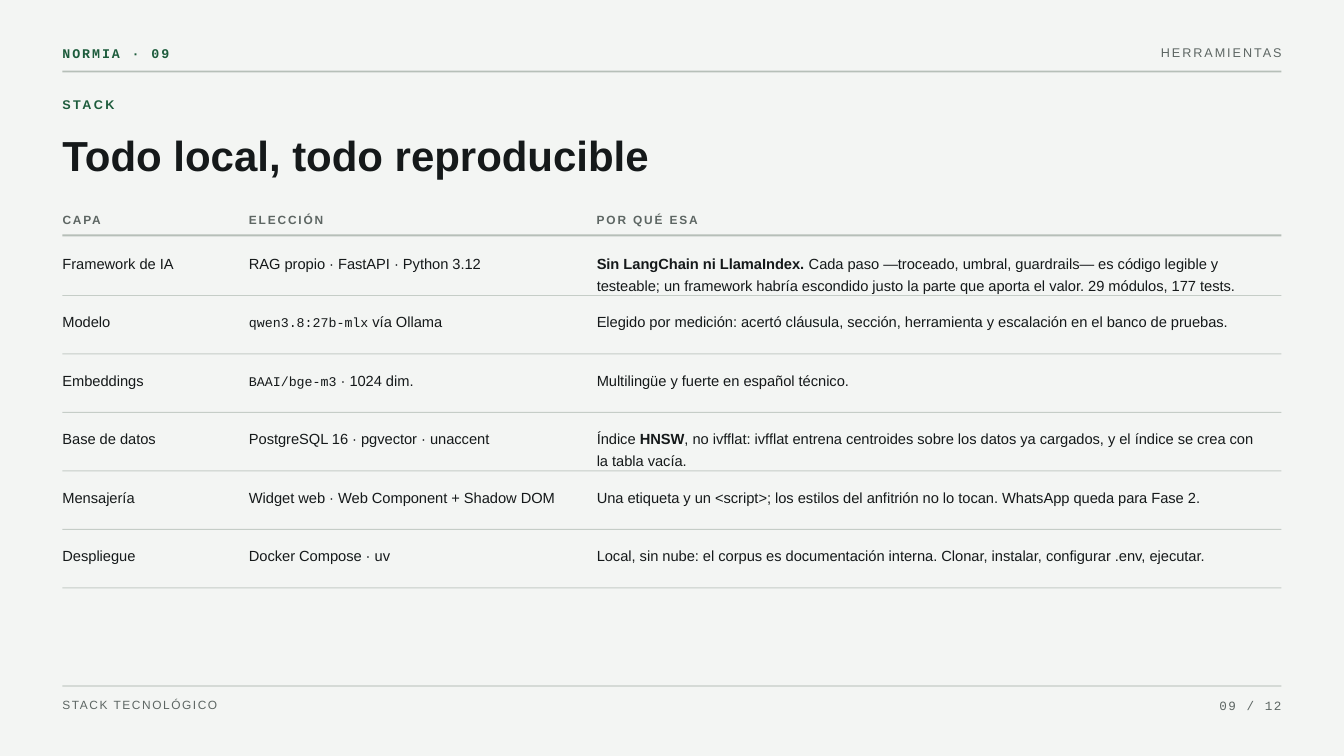
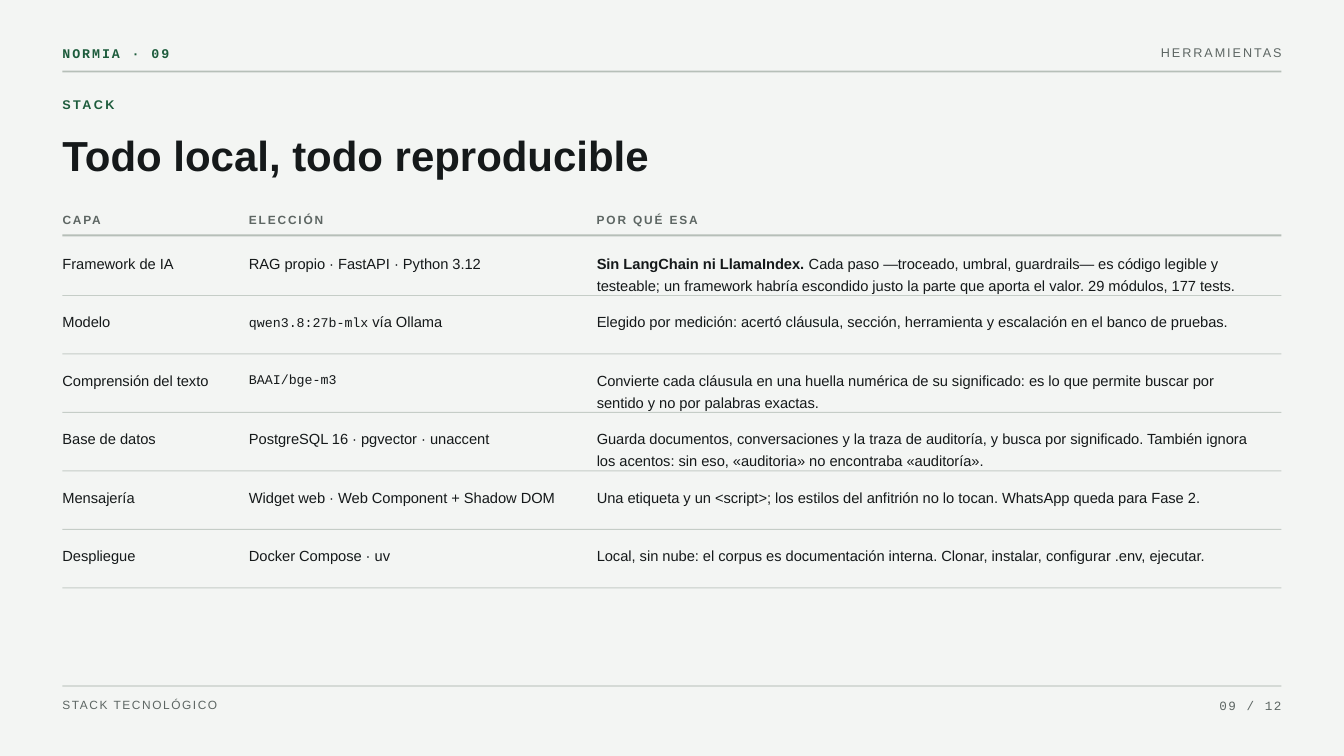
Before and after one commit to klauzirrazabal-max/normia-chatbot-iso, a slide deck: slide 9 of docs/NormIA.pptx. Drawn at 1344x756 pixels with LibreOffice and Linux fonts; fonts in the diff are those of the drawing. Boxes give left, top, right and bottom in pixels: in the first picture for what was removed or moved away, otherwise in the second. Text is boxed around its words. In the diff, an @@ line names an element or a change of style, - is before the commit and + after.

```diff
--- a/docs/NormIA.pptx
+++ b/docs/NormIA.pptx
@@ text at box(62, 375, 209, 389): text changed @@
-Embeddings
+Comprensión del texto
@@ text at box(249, 375, 337, 387): text changed @@
-BAAI/bge-m3 · 1024 dim.
+BAAI/bge-m3
@@ text at box(597, 375, 1214, 411): text changed @@
-Multilingüe y fuerte en español técnico.
+Convierte cada cláusula en una huella numérica de su significado: es lo que permite buscar por sentido y no por palabras exactas.
@@ text at box(597, 433, 1247, 468): text changed @@
-Índice HNSW, no ivfflat: ivfflat entrena centroides sobre los datos ya cargados, y el índice se crea con la tabla vacía.
+Guarda documentos, conversaciones y la traza de auditoría, y busca por significado. También ignora los acentos: sin eso, «auditoria» no encontraba «auditoría».
```
Also in this commit, not shown: 5 other slides changed, 4 other files.
